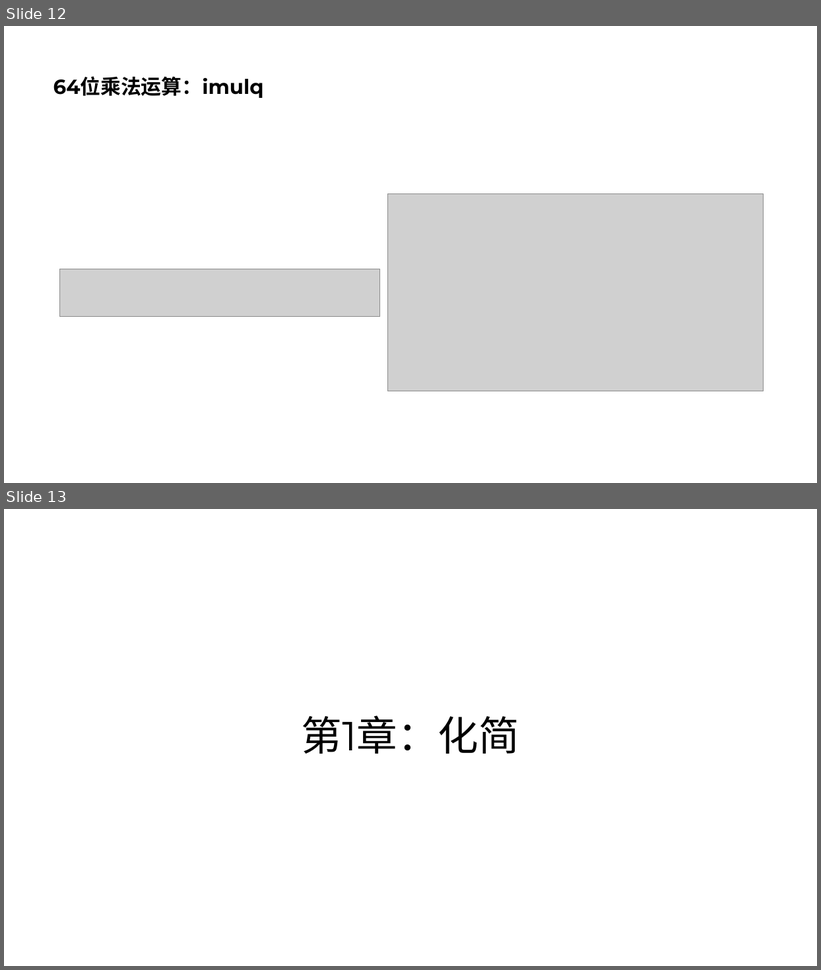
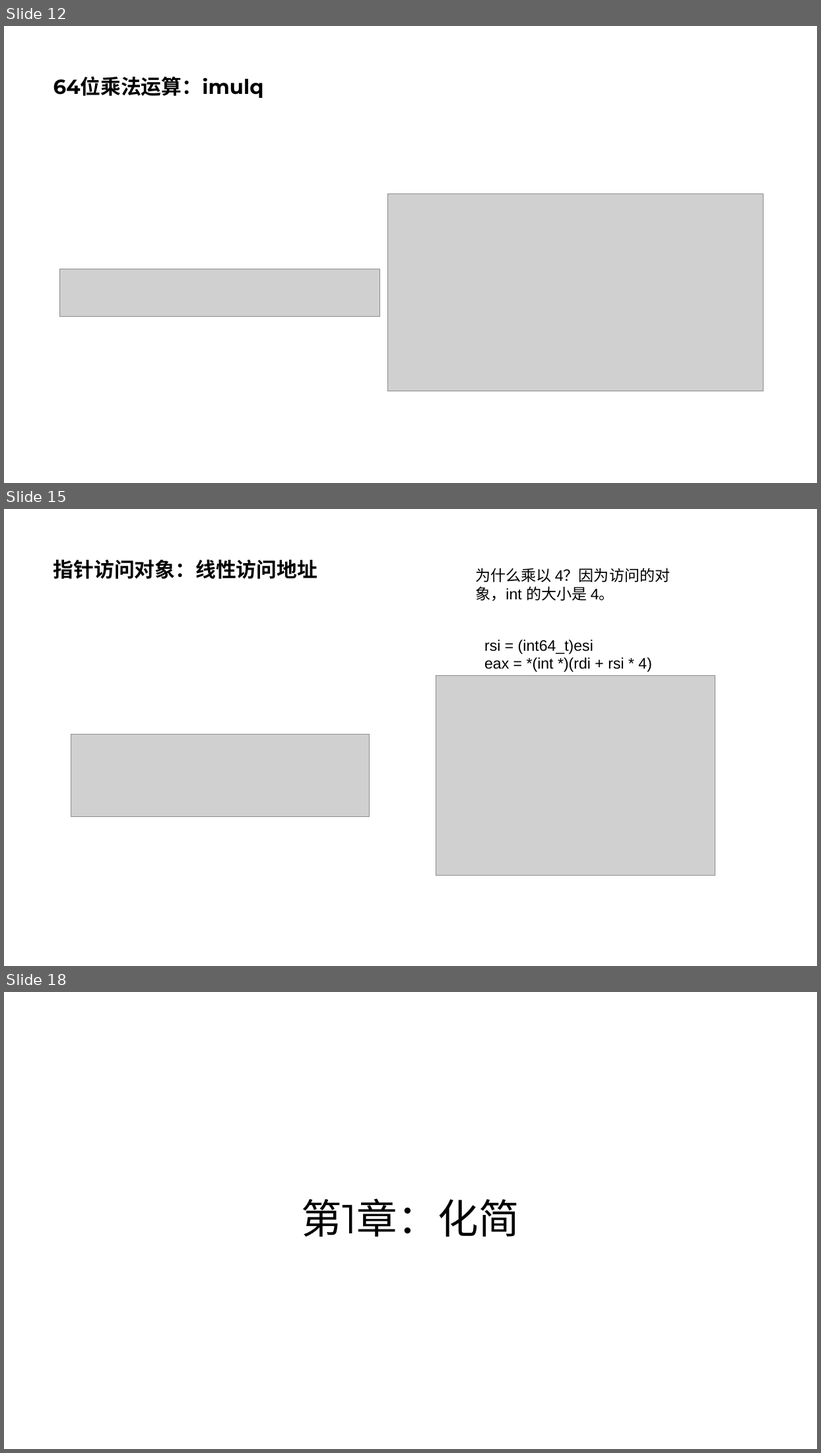
Before and after one commit to parallel101/course, a slide deck: 04/slides.pptx. Shown one above the other, each under a label of ours: slides 12 and 13 before the commit, slides 12, 15 and 18 after it; the slides between them are not shown. The pictures are 821x970 and 821x1453 pixels, drawn with LibreOffice and Linux fonts; fonts in the diff are those of the drawing; grey boxes stand for pictures. Boxes give left, top, right and bottom in pixels: in the first picture for what was removed or moved away, otherwise in the second. Text is boxed around its words. In the diff, an @@ line names an element or a change of style, - is before the commit and + after.

```diff
--- a/04/slides.pptx
+++ b/04/slides.pptx
@@ slide 15 added at (4,509,817,966), background #FFFFFF @@
@@ title added at (54,559,318,579), 24 pt, text #000000, bold @@
+指针访问对象：线性访问地址
@@ text added at (475,568,671,601), 18 pt, text #000000 @@
+为什么乘以 4？因为访问的对象，int 的大小是 4。
@@ text added at (484,640,652,672), 18 pt, text #000000 @@
+rsi = (int64_t)esi
+eax = *(int *)(rdi + rsi * 4)
@@ picture added at (436,675,715,875) @@
@@ picture added at (71,735,370,817) @@
@@ what was slide 13 is now slide 18 @@
```
Also in this commit, not shown: 1 slide changed, 11 other slides added, 31 other files.
